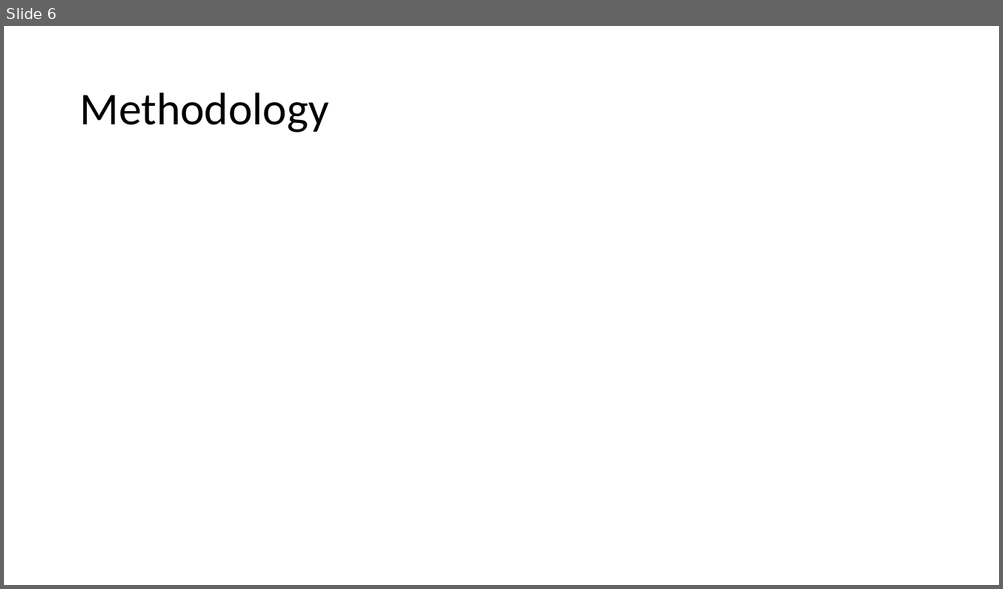
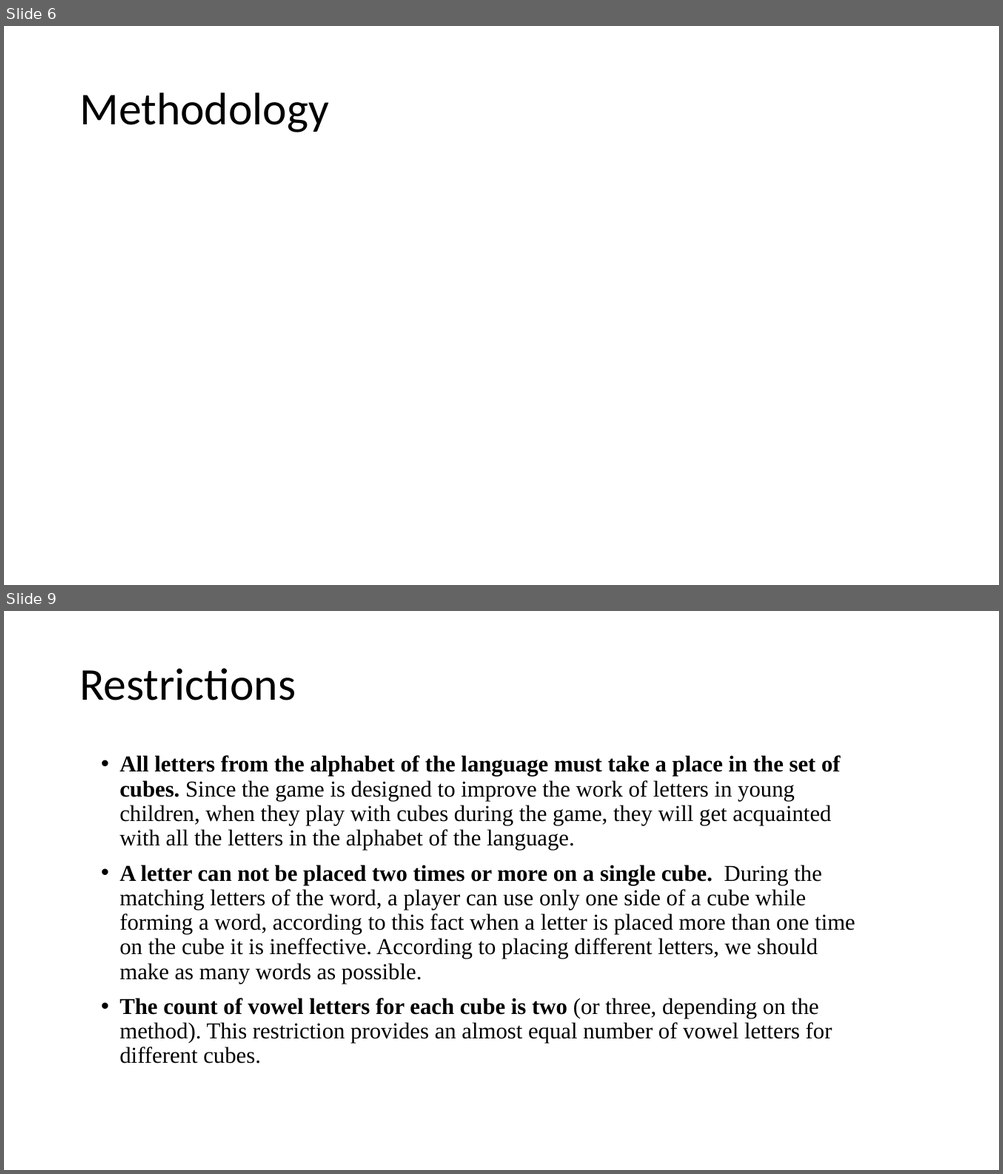
Before and after one commit to UlugbekSalaev/MatchingLetterGame, a slide deck: Presentation.pptx. Shown one above the other, each under a label of ours: slide 6 before the commit, slides 6 and 9 after it; the slides between them are not shown. The pictures are 1003x589 and 1003x1174 pixels, drawn with LibreOffice and Linux fonts; fonts in the diff are those of the drawing. Boxes give left, top, right and bottom in pixels: in the first picture for what was removed or moved away, otherwise in the second. Text is boxed around its words. In the diff, an @@ line names an element or a change of style, - is before the commit and + after.

```diff
--- a/Presentation.pptx
+++ b/Presentation.pptx
@@ slide 9 added at (4, 611, 999, 1170), background #FFFFFF @@
@@ title added at (79, 668, 296, 701), 44 pt, text #000000 @@
+Restrictions
@@ text added at (119, 755, 855, 1064), 22 pt, text #000000 @@
+• All letters from the alphabet of the language must take a place in the set of cubes. Since the game is designed to improve the work of letters in young children, when they play with cubes during the game, they will get acquainted with all the letters in the alphabet of the language.
+• A letter can not be placed two times or more on a single cube. During the matching letters of the word, a player can use only one side of a cube while forming a word, according to this fact when a letter is placed more than one time on the cube it is ineffective. According to placing different letters, we should make as many words as possible.
+• The count of vowel letters for each cube is two (or three, depending on the method). This restriction provides an almost equal number of vowel letters for different cubes.
```
Also in this commit, not shown: 5 slides changed, 5 other slides added, 3 slides removed, 4 other files.
